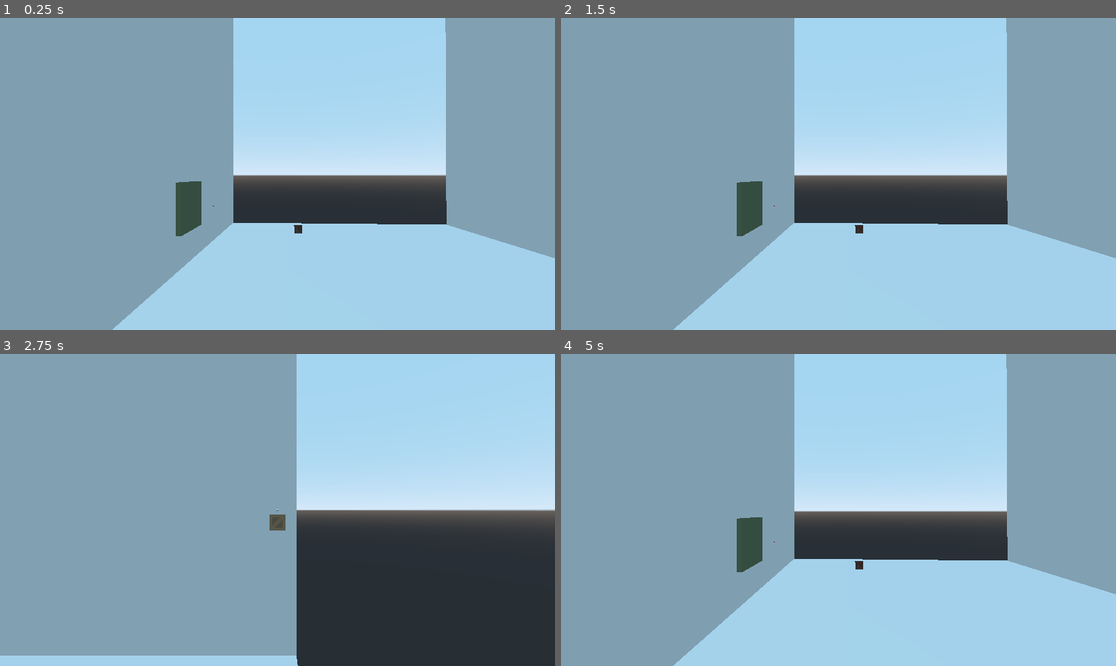
Above: before the commit, frames 1-4 (two rows, left to right).
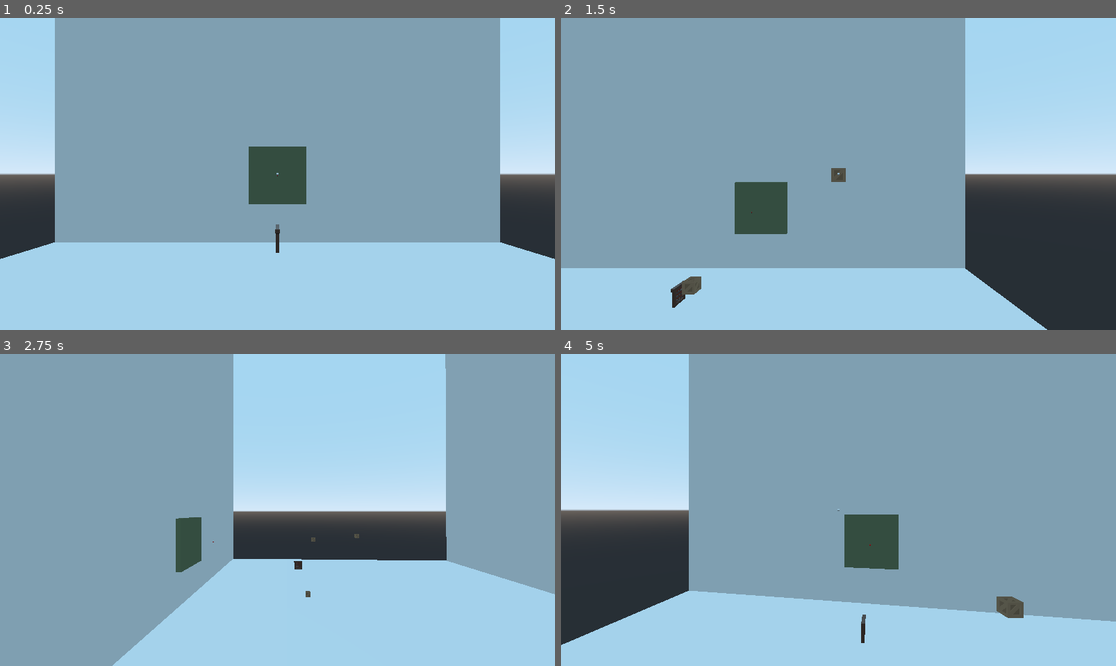
Above: after the commit, the same moments.

Repository: josharo/EscapeAro
Game: Godot game, scene res://TestingArea.tscn
Same seed, same stepped clock (60 frames per second), same inputs: the game is played once before the commit and once after it.
Inputs (mouse positions are in pixels of both pictures, inside the frame that each line leads up to):
- Up to frame 1 (0.25 s): no input
- Up to frame 2 (1.5 s): tap Enter at 0.5 s; move the mouse to (960, 158) at 0.52 s; hold D (movement_right) 0.53-1.28 s; tap Ctrl (fire) at 0.6, 1.35 s; click (960, 158) at 0.67 s; tap Space (movement_jump) at 0.77, 1.25 s; move the mouse to (727, 189) at 1.27 s; hold S (movement_backward) from 1.28 s (still down); click (727, 189) at 1.42 s
- Up to frame 3 (2.75 s): tap Space (movement_jump) at 1.52 s; move the mouse to (333, 441) at 2.02 s; release S (movement_backward) at 2.03 s; hold D (movement_right) from 2.03 s (still down); hold F (flashlight) from 2.03 s (still down); click (333, 441) at 2.17 s; tap Ctrl (fire) at 2.3 s
- Up to frame 4 (5 s): move the mouse to (810, 572) at 2.77 s; release D (movement_right) at 2.78 s; release F (flashlight) at 2.78 s; hold W (movement_forward) 2.78-3.53 s; tap Ctrl (fire) at 2.85, 3.6, 4.55 s; click (810, 572) at 2.92 s; tap Space (movement_jump) at 3.02, 3.77, 4.52 s; move the mouse to (1005, 556) at 3.52 s; hold A (movement_left) from 3.53 s (still down); click (1005, 556) at 3.67 s; tap R (reload) at 4.15 s; tap Enter at 4.25 s; move the mouse to (672, 463) at 4.27 s; tap F (flashlight) at 4.35 s; click (672, 463) at 4.42 s

The runs differ from the first frame. In frame 1, 51% of the frame differs, in the area x 0-100%, y 0-100%; in frame 2, 52%; in frame 3, 44%; in frame 4, 59%.

Commit message:
resume after long absence

Diff:
--- a/Player.gd
+++ b/Player.gd
@@ -63,10 +63,22 @@
 	# ------------------------------
 	# TEMP: camera switch
 	if Input.is_action_just_pressed("fire"):
-		if camera.current:
-			camera.current = false
-		else:
-			camera.current = true
+		camera.current = not camera.current
+
+	# ---------------------------------
+	# TEMP: rotate
+	if Input.is_action_just_pressed("reload"):
+		print(transform.basis, " : ", transform.origin)
+#		transform.basis = Basis(Vector3(0, 1, 0), deg2rad(45)) * transform.basis
+#		transform.basis = transform.basis.rotated(Vector3(0, 1, 0), PI/4)
+#		rotate(Vector3(0, 1, 0), PI)
+		rotate_y(deg2rad(10))
+#		rotate_object_local(Vector3(0, 1, 0), PI)
+#		rotate_y(PI)
+		print(transform.basis, " : ", transform.origin)
+		print("\n\n")
+#		print(self.rotation_degrees)
+#		self.rotation_degrees = Vector3(0, 1, 0)
 
 func process_movement(delta):
 	dir.y = 0
@@ -120,22 +132,17 @@
 			print("clicked on: ", col)
 			if col.name == "InteractButton":
 				var owner = col.get_owner() # top parent of this collider, e.g. InteractiveItem
+				look_at_object(owner.global_transform) # * Vector3(-1, 1, -1))
 
-				look_at(owner.global_transform.origin * Vector3(-1, 1, -1), Vector3.UP)
 
-				if owner.is_activated: # activated if player is close enough
-					print("Move Player to : ", $RotationHelper/Position3D.transform.origin)
-					print("Move Player to : ", $RotationHelper/Position3D.global_transform.origin)
-					self.global_transform.origin.x = owner.get_node("PlayerInteractPosition").global_transform.origin.x
-					self.global_transform.origin.z = owner.get_node("PlayerInteractPosition").global_transform.origin.z
+#				if owner.is_activated: # activated if player is close enough
+#					print("Move Player to : ", $RotationHelper/Position3D.transform.origin)
+#					print("Move Player to : ", $RotationHelper/Position3D.global_transform.origin)
+#					self.global_transform.origin.x = owner.get_node("PlayerInteractPosition").global_transform.origin.x
+#					self.global_transform.origin.z = owner.get_node("PlayerInteractPosition").global_transform.origin.z
+
 #					look_at(owner.global_transform.origin, Vector3.UP)
 #					print(owner.global_transform.origin)
-
-
-
-
-
-
 
 	# --------------------------------------------
 	# click on Crosshair
@@ -155,6 +162,14 @@
 			print("collider: ", results["collider"])
 
 
+# -------------------------
+# private function
+func look_at_object(target):
+	print("look target: ", target, " :: Player: ", self.global_transform)
+#	Transform
+#	rotation_helper.rotate_x(deg2rad(event.relative.y * MOUSE_SENSITIVITY))
+#	self.rotate_y(deg2rad(event.relative.x * MOUSE_SENSITIVITY * -1))
+
 func _on_ItemDetectArea_body_entered(body):
 	if body.has_method("activate_interaction"):
 		body.activate_interaction()
--- a/Player.tscn
+++ b/Player.tscn
@@ -45,6 +45,7 @@
 
 [node name="Camera" type="Camera" parent="RotationHelper"]
 transform = Transform( -1, 0, -8.74228e-08, 0, 1, 0, 8.74228e-08, 0, -1, 0, 0, 0 )
+current = true
 
 [node name="Crosshair" type="MeshInstance" parent="RotationHelper/Camera"]
 transform = Transform( -1, 0, 0, 0, 1, 0, 0, 0, -1, 0, 0, -1 )
--- a/TempForTesting.tscn
+++ b/TempForTesting.tscn
@@ -29,7 +29,6 @@
 shape = SubResource( 2 )
 
 [node name="Crate" parent="." instance=ExtResource( 2 )]
-transform = Transform( 1, 0, 0, 0, 1, 0, 0, 0, 1, 0, 2.44843, -6.86513 )
 
 [node name="Player" parent="." instance=ExtResource( 1 )]
 
--- a/TestingArea.tscn
+++ b/TestingArea.tscn
@@ -96,4 +96,4 @@
 transform = Transform( 1, 0, 0, 0, 1, 0, 0, 0, 1, 0, 12.0268, -39.3788 )
 
 [node name="Player" parent="." instance=ExtResource( 1 )]
-transform = Transform( 1, 0, 0, 0, 1, 0, 0, 0, 1, -34.851, 0, 36.27 )
+transform = Transform( -1, 0, 8.74228e-08, 0, 1, 0, -8.74228e-08, 0, -1, 0, 0, 0 )
Not shown, added: .export/EscapeAro.apk
Not shown, added: .export/EscapeAro.apk.idsig
